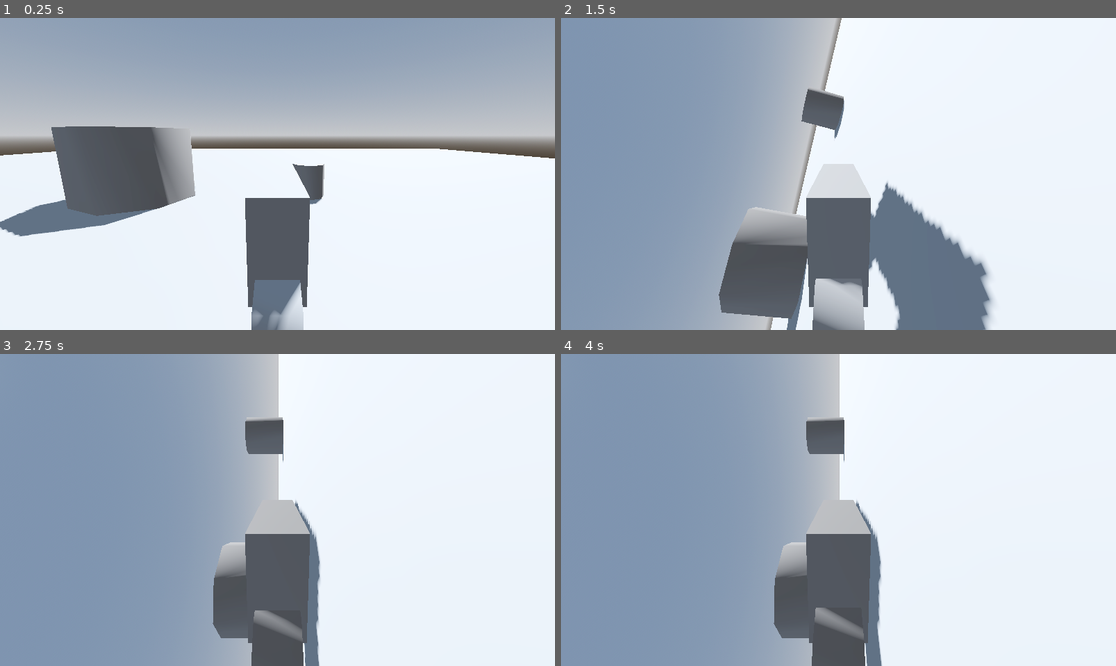
Above: before the commit, frames 1-4 (two rows, left to right).
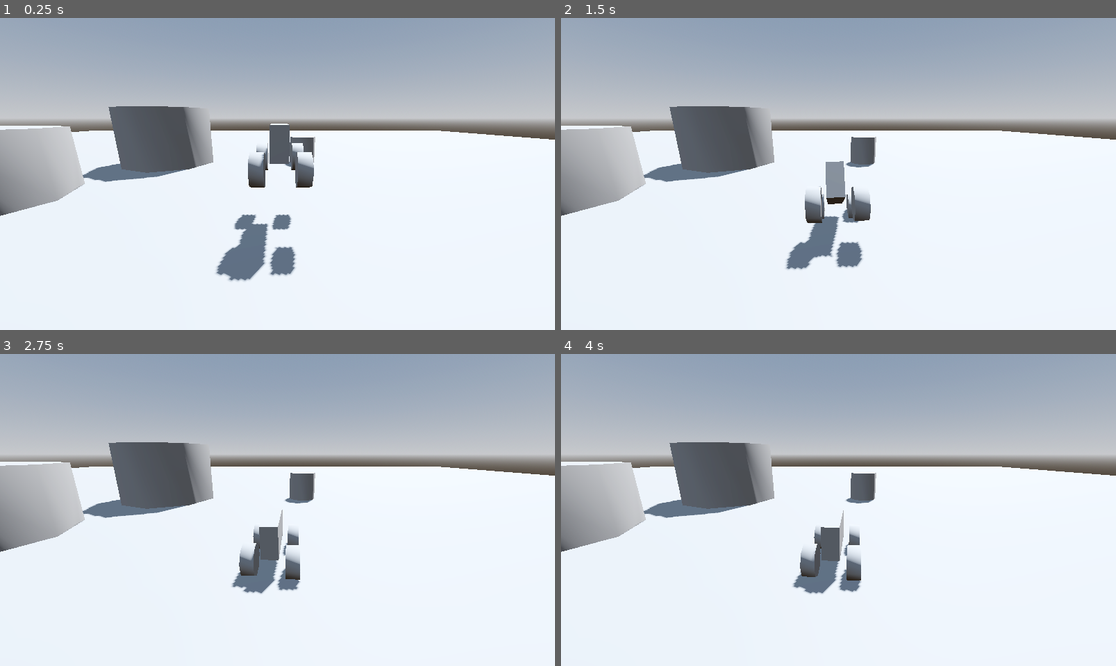
Above: after the commit, the same moments.

Repository: TeddySauyet/gta5remaster
Game: Godot game, scene res://src/motorcycle/TestScene.tscn
Two runs of this game, one before a commit and one after it. Both use one fixed random seed, a clock stepped at 60 frames per second and the inputs below. The project has no main scene, so this scene is started directly.
Inputs:
- Up to frame 1 (0.25 s): no input
- Up to frame 2 (1.5 s): hold D (roll_right) 0.53-1.28 s; hold S (pitch_down) from 1.28 s (still down)
- Up to frame 3 (2.75 s): release S (pitch_down) at 2.03 s; hold D (roll_right) from 2.03 s (still down)
- Up to frame 4 (4 s): release D (roll_right) at 2.78 s; hold W (pitch_up) 2.78-3.53 s; hold A (roll_left) from 3.53 s (still down)

The runs differ from the first frame. In frame 1, 23% of the frame differs, in the area x 0-100%, y 28-100%; in frame 2, 70%, in the area x 0-100%, y 0-100%; in frame 3, 66%; in frame 4, 66%.

Commit message:
stable 4 wheeler

Diff:
--- a/src/motorcycle/Motorcycle.tscn
+++ b/src/motorcycle/Motorcycle.tscn
@@ -19,10 +19,10 @@
 shape = SubResource("BoxShape3D_el8rj")
 
 [node name="VehicleWheel3D" type="VehicleWheel3D" parent="."]
-transform = Transform3D(1, 0, 0, 0, 1, 0, 0, 0, 1, 0, -0.489536, 0.92488)
+transform = Transform3D(1, 0, 0, 0, 1, 0, 0, 0, 1, 0.66389, -0.489536, 0.92488)
 engine_force = 5.0
 use_as_traction = true
-wheel_roll_influence = 100.0
+wheel_roll_influence = 0.4
 wheel_friction_slip = 1.0
 suspension_stiffness = 50.0
 
@@ -33,10 +33,10 @@
 height = 0.391955
 
 [node name="VehicleWheel3D2" type="VehicleWheel3D" parent="."]
-transform = Transform3D(1, 0, 0, 0, 1, 0, 0, 0, 1, 0, -0.489536, -1.05231)
+transform = Transform3D(1, 0, 0, 0, 1, 0, 0, 0, 1, 0.66389, -0.489536, -1.05231)
 engine_force = 5.0
 use_as_traction = true
-wheel_roll_influence = 100.0
+wheel_roll_influence = 0.4
 wheel_friction_slip = 1.0
 suspension_stiffness = 50.0
 
@@ -46,5 +46,30 @@
 transform = Transform3D(-4.37114e-08, -1, 0, 1, -4.37114e-08, 0, 0, 0, 1, 0, -0.0521379, 0.0222147)
 height = 0.391955
 
-[node name="Camera3D" type="Camera3D" parent="."]
-transform = Transform3D(1, 0, 0, 0, 0.982535, 0.186078, 0, -0.186078, 0.982535, 0, 0.995093, 2.56046)
+[node name="VehicleWheel3D3" type="VehicleWheel3D" parent="."]
+transform = Transform3D(1, 0, 0, 0, 1, 0, 0, 0, 1, -0.6, -0.489536, 0.92488)
+engine_force = 5.0
+use_as_traction = true
+wheel_roll_influence = 0.4
+wheel_friction_slip = 1.0
+suspension_stiffness = 50.0
+
+[node name="CSGCombiner3D" type="CSGCombiner3D" parent="VehicleWheel3D3"]
+
+[node name="CSGCylinder3D2" type="CSGCylinder3D" parent="VehicleWheel3D3/CSGCombiner3D"]
+transform = Transform3D(-4.37114e-08, -1, 0, 1, -4.37114e-08, 0, 0, 0, 1, 0, -0.0521379, 0.0222147)
+height = 0.391955
+
+[node name="VehicleWheel3D4" type="VehicleWheel3D" parent="."]
+transform = Transform3D(1, 0, 0, 0, 1, 0, 0, 0, 1, -0.6, -0.489536, -1.05231)
+engine_force = 5.0
+use_as_traction = true
+wheel_roll_influence = 0.4
+wheel_friction_slip = 1.0
+suspension_stiffness = 50.0
+
+[node name="CSGCombiner3D" type="CSGCombiner3D" parent="VehicleWheel3D4"]
+
+[node name="CSGCylinder3D2" type="CSGCylinder3D" parent="VehicleWheel3D4/CSGCombiner3D"]
+transform = Transform3D(-4.37114e-08, -1, 0, 1, -4.37114e-08, 0, 0, 0, 1, 0, -0.0521379, 0.0222147)
+height = 0.391955
--- a/src/motorcycle/TestScene.tscn
+++ b/src/motorcycle/TestScene.tscn
@@ -48,3 +48,6 @@
 
 [node name="Motorcycle" parent="." instance=ExtResource("1_8qe8p")]
 transform = Transform3D(1, 0, 0, 0, 1, 0, 0, 0, 1, 0.0518538, 3.01783, 0.0285764)
+
+[node name="Camera3D" type="Camera3D" parent="."]
+transform = Transform3D(1, 0, 0, 0, 0.964387, 0.264496, 0, -0.264496, 0.964387, 0, 3.41198, 6.34022)
--- a/src/motorcycle/motorcycle.gd
+++ b/src/motorcycle/motorcycle.gd
@@ -8,4 +8,4 @@
 
 # Called every frame. 'delta' is the elapsed time since the previous frame.
 func _process(delta: float) -> void:
-	engine_force += delta * 100.0
+	engine_force += delta * 0.0
